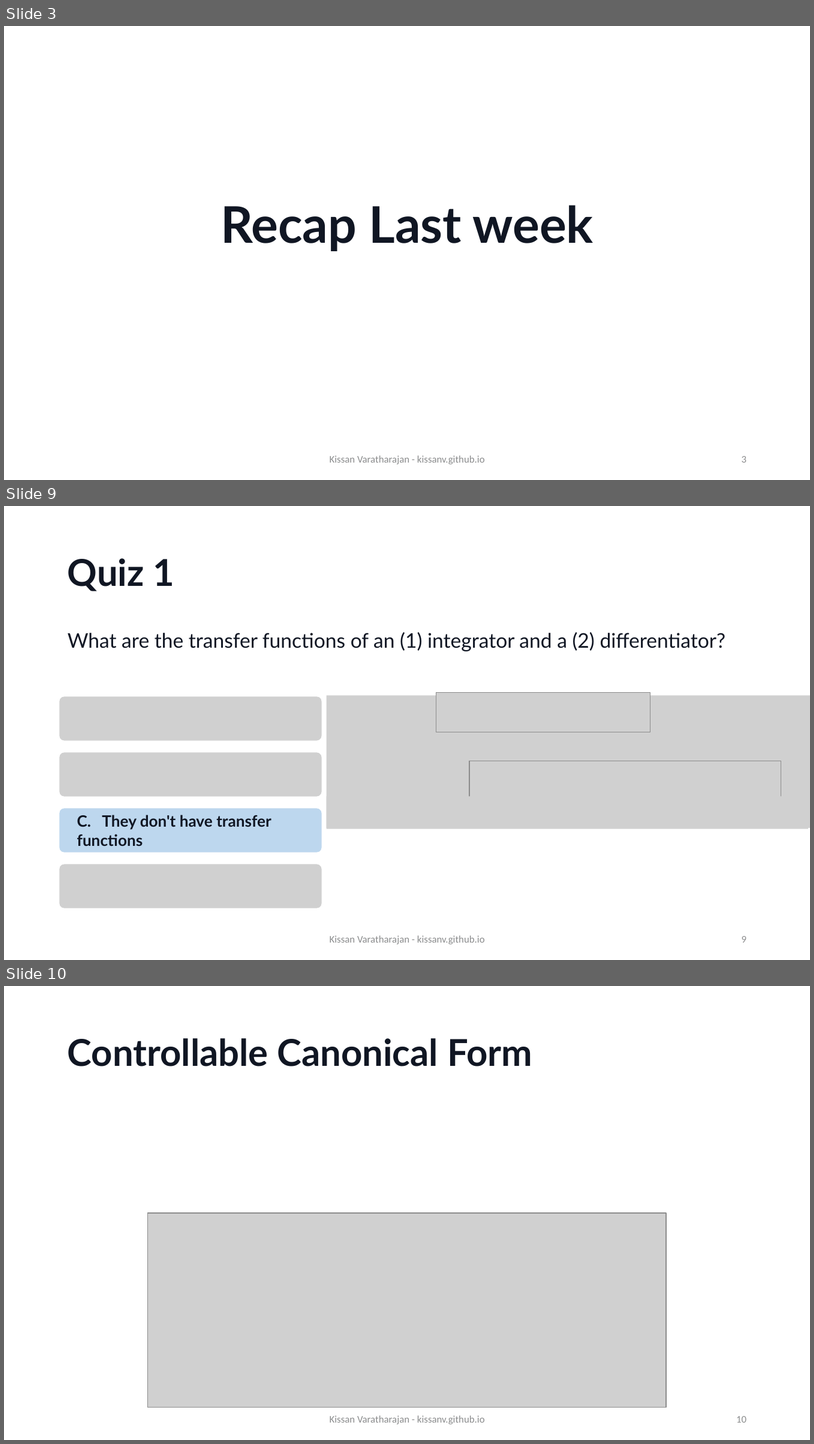
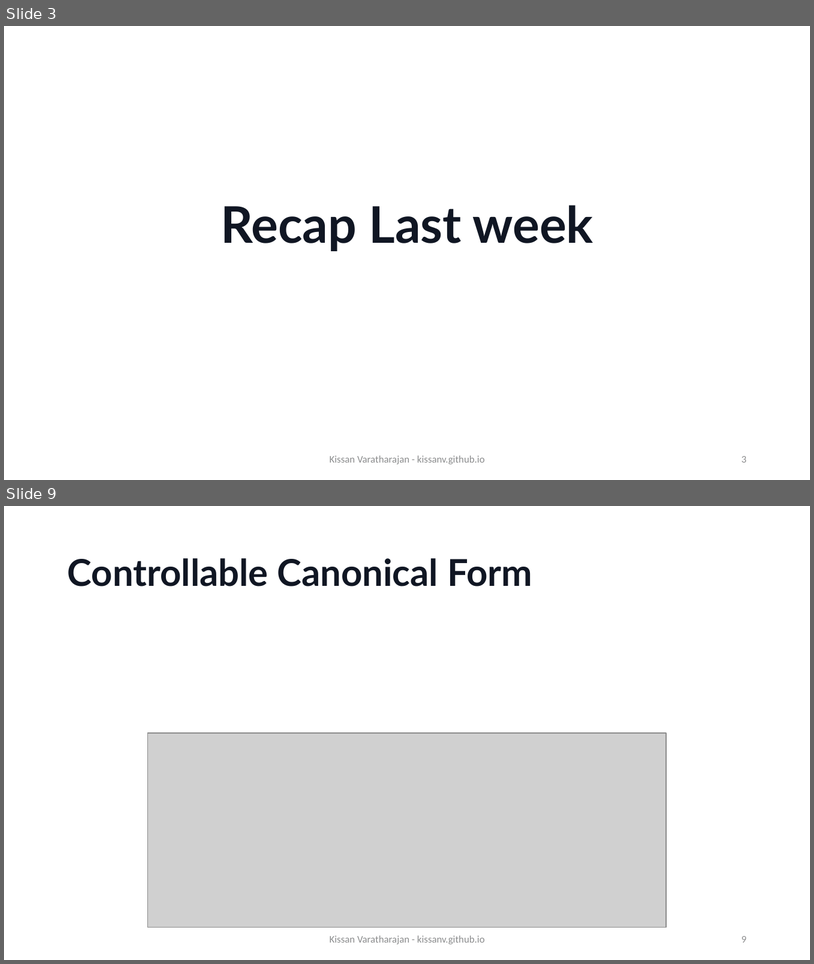
Before and after one commit to KissanV/KissanV.github.io, a slide deck: pdfs/CS1/CS1_Week6_kvaratharaja_empty.pptx. Shown one above the other, each under a label of ours: slides 3, 9 and 10 before the commit, slides 3 and 9 after it; the slides between them are not shown. The pictures are 814x1444 and 814x964 pixels, drawn with LibreOffice and Linux fonts; fonts in the diff are those of the drawing; grey boxes stand for pictures; background and template pictures are left out. Boxes give left, top, right and bottom in pixels: in the first picture for what was removed or moved away, otherwise in the second. Text is boxed around its words. In the diff, an @@ line names an element or a change of style, - is before the commit and + after.

```diff
--- a/pdfs/CS1/CS1_Week6_kvaratharaja_empty.pptx
+++ b/pdfs/CS1/CS1_Week6_kvaratharaja_empty.pptx
@@ slide 9 removed at [4, 506, 810, 960], background #FFFFFF @@
@@ title removed at [68, 558, 175, 591] @@
-Quiz 1
@@ text removed at [68, 632, 726, 651] @@
-What are the transfer functions of an (1) integrator and a (2) differentiator?
@@ picture removed at [60, 696, 322, 741] @@
@@ picture removed at [327, 696, 810, 828] @@
@@ picture removed at [436, 692, 650, 732] @@
@@ picture removed at [60, 752, 322, 796] @@
@@ picture removed at [469, 761, 782, 801] @@
@@ rounded rectangle removed at [60, 808, 322, 853] @@
-C. They don't have transfer functions
@@ picture removed at [327, 796, 809, 829] @@
@@ picture removed at [60, 864, 322, 909] @@
@@ text removed at [330, 935, 485, 944] @@
-Kissan Varatharajan - kissanv.github.io
@@ page number removed at [742, 936, 747, 942] @@
-9
@@ what was slide 10 is now slide 9 @@
@@ page number at [742, 936, 747, 942]: text changed @@
-10
+9
```
Also in this commit, not shown: 5 slides changed, 3 other slides removed, 4 other files.
